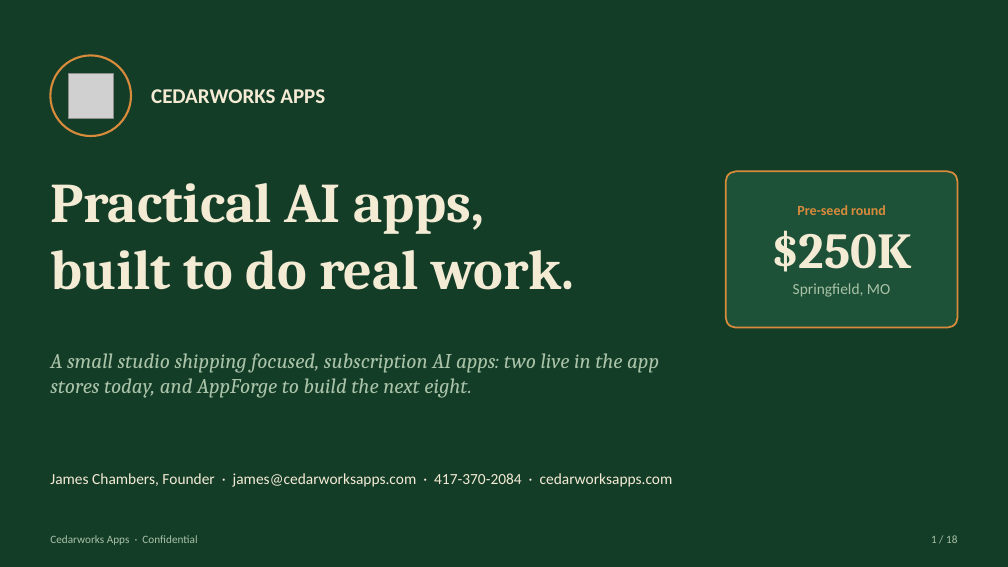
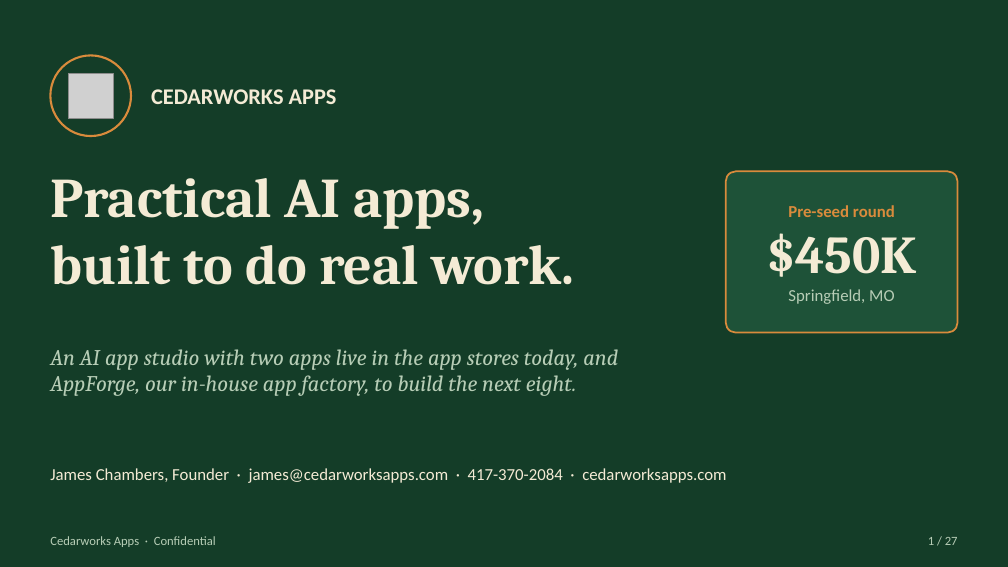
Before and after one commit to Pastorai1/Cedarworksapps, a slide deck: slide 1 of pitch-deck/Cedarworks-Apps-Pitch-Deck.pptx. Drawn at 1008x567 pixels with LibreOffice and Linux fonts; fonts in the diff are those of the drawing; grey boxes stand for pictures. Boxes give left, top, right and bottom in pixels: in the first picture for what was removed or moved away, otherwise in the second. Text is boxed around its words. In the diff, an @@ line names an element or a change of style, - is before the commit and + after.

```diff
--- a/pitch-deck/Cedarworks-Apps-Pitch-Deck.pptx
+++ b/pitch-deck/Cedarworks-Apps-Pitch-Deck.pptx
@@ text "CEDARWORKS APPS" at [151, 89, 337, 104]: size 15 to 16 pt @@
@@ text "Practical AI apps,": place and size @@
-text "Practical AI apps," at [50, 183, 574, 290]
+text "Practical AI apps," at [50, 178, 574, 285]
@@ rounded rectangle: place and size @@
-rounded rectangle at [726, 171, 958, 328]
+rounded rectangle at [726, 171, 958, 333]
@@ rounded rectangle at [726, 171, 958, 333]: proportions changed @@
@@ text at [788, 205, 895, 304]: size 10 to 12 pt in "Pre-seed round"; size 11 to 12 pt, text colour #A9C2A8 to #B7CDB6 in "Springfield, MO" @@
@@ text at [766, 233, 917, 277]: text changed; size 36 to 38 pt @@
-$250K
+$450K
@@ text at [50, 349, 618, 396]: text changed; size 15 to 16 pt; text colour #A9C2A8 to #B7CDB6 @@
-A small studio shipping focused, subscription AI apps: two live in the app stores today, and AppForge to build the next eight.
+An AI app studio with two apps live in the app stores today, and AppForge, our in-house app factory, to build the next eight.
@@ text "James Chambers, Founder · james@cedarworksapps.com ..." at [50, 468, 726, 483]: size 11 to 12 pt; vertical alignment middle to top @@
@@ text "Cedarworks Apps · Confidential" at [50, 536, 216, 547]: size 8 to 9 pt, text colour #A9C2A8 to #B7CDB6 @@
@@ text at [928, 537, 958, 545]: text changed; size 8 to 9 pt; text colour #A9C2A8 to #B7CDB6 @@
-1 / 18
+1 / 27
```
Also in this commit, not shown: 12 other slides changed, 14 slides added, 5 slides removed, 15 other files.
